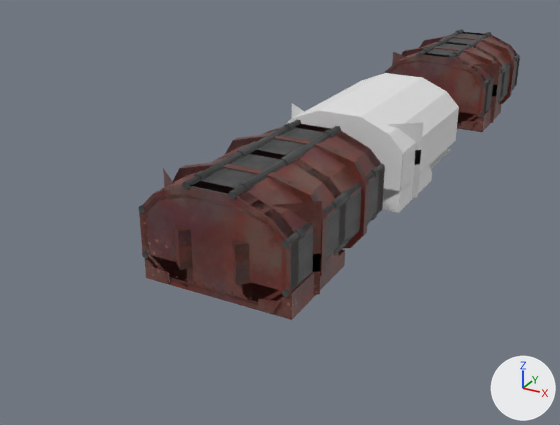
What one commit did to the Blender file Blender/control_room.blend.
Camera for both pictures: a 50 mm lens placed at (13.4, -23.5, 13.1), pointed at (-2.8, 5.8, -1.6). Lighting does not change. The marker at lower right points along +X, +Y and +Z. The older version comes first.
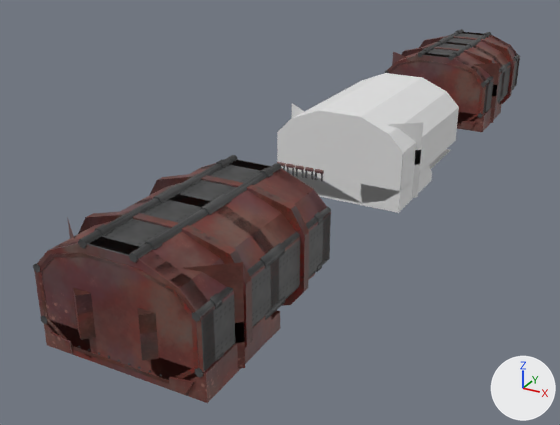
Location of each change, [x1, y1, x2, y2] in pixels of the pictures (560 x 425 px):
'Cube.001', moved
    before: [139, 120, 385, 320]
    after: [33, 155, 331, 403]

The change, as a diff of the scene's bpy script:
```diff
--- a/Blender/control_room.blend.py
+++ b/Blender/control_room.blend.py
@@ ob_cube_001 @@
 ob_cube_001 = bpy.data.objects.new('Cube.001', me_cube_038)
-ob_cube_001.location = (0.0, 0.0, 0.0)
+ob_cube_001.location = (0.0, -5.0, 0.0)
```
